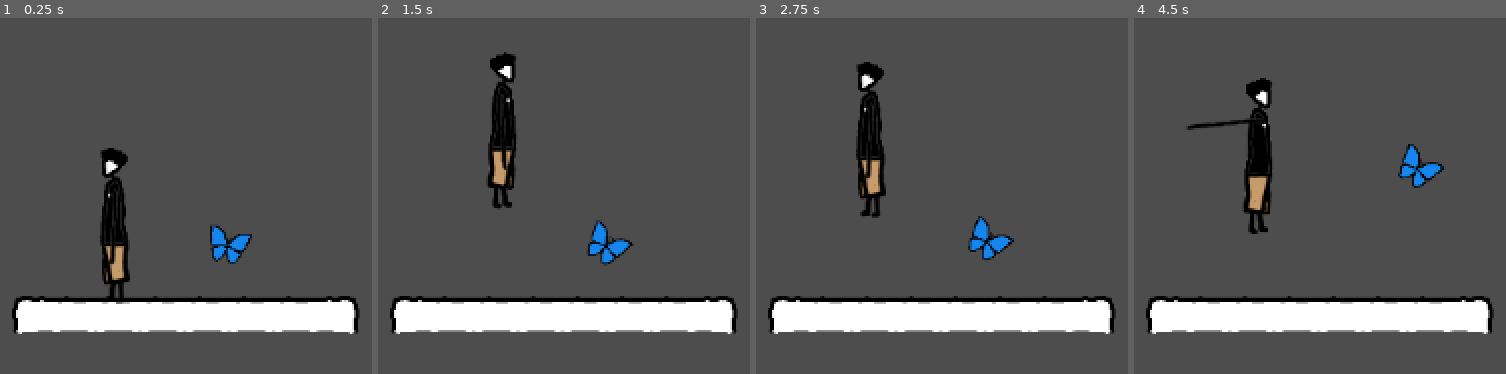
Above: before the commit, frames 1-4 (left to right).
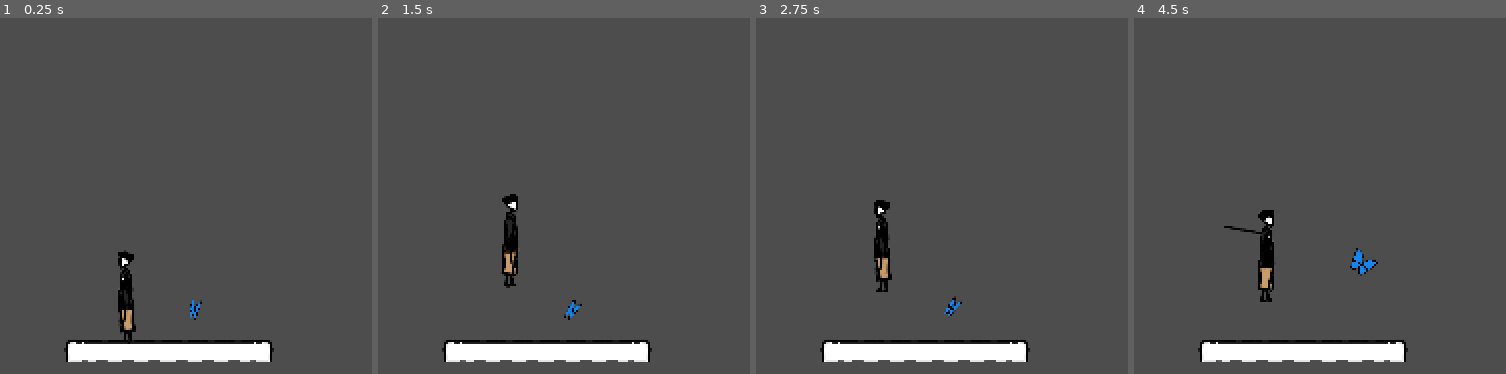
Above: after the commit, the same moments.

Repository: Wish-Granted/Godot-1st-Anniversary-Game
Game: Godot game, scene res://internal/butterflies/Scenes/test.tscn
Two runs of this game, one before a commit and one after it. Both use one fixed random seed, a clock stepped at 60 frames per second and the inputs below.
Inputs (mouse positions are in pixels of both pictures, inside the frame that each line leads up to):
- Up to frame 1 (0.25 s): no input
- Up to frame 2 (1.5 s): tap Enter at 0.5 s; move the mouse to (outside the picture) at 0.52 s; tap A (A) at 0.6 s; tap D (D) at 0.8, 1.35 s; tap Space (Space) at 1.25 s; move the mouse to (outside the picture) at 1.27 s
- Up to frame 3 (2.75 s): tap W (W) at 1.55, 2.1 s; move the mouse to (1083, 32) at 2.02 s; tap A (A) at 2.3 s
- Up to frame 4 (4.5 s): move the mouse to (outside the picture) at 2.77 s; tap A (A) at 2.85 s; tap D (D) at 3.05, 3.6 s; move the mouse to (outside the picture) at 3.52 s; tap W (W) at 3.8 s; move the mouse to (outside the picture) at 4.27 s; click (outside the picture) at 4.35 s

The runs differ from the first frame. In frame 1, 16% of the frame differs, in the area x 3-97%, y 36-97%; in frame 2, 16%; in frame 3, 16%; in frame 4, 17%, in the area x 3-97%, y 16-97%.

Commit message:
Butterfly work + Window config
Changed window settings (maximised), began creation of butterfly spawner, added butterfly animations

Diff:
--- a/internal/butterflies/Scenes/butterfly_spawner.tscn
+++ b/internal/butterflies/Scenes/butterfly_spawner.tscn
@@ -1,3 +1,16 @@
 [gd_scene format=3 uid="uid://famicpuqvygt"]
 
+[ext_resource type="Script" uid="uid://rx0fl7xvk4yo" path="res://internal/butterflies/Scripts/butterfly_spawner.gd" id="1_bxish"]
+
 [node name="Butterfly Spawner" type="Node2D" unique_id=937437305]
+script = ExtResource("1_bxish")
+
+[node name="LineH" type="Line2D" parent="." unique_id=117081679]
+points = PackedVector2Array(0, 0, 0, 500)
+width = 5.0
+default_color = Color(0, 0, 0, 1)
+
+[node name="LineW" type="Line2D" parent="." unique_id=146502048]
+points = PackedVector2Array(0, 0, 500, 0)
+width = 5.0
+default_color = Color(0, 0, 0, 1)
--- a/internal/butterflies/Scenes/test.tscn
+++ b/internal/butterflies/Scenes/test.tscn
@@ -28,7 +28,6 @@
 tile_set = SubResource("TileSet_tmn7y")
 
 [node name="Camera2D" type="Camera2D" parent="." unique_id=1183530398]
-position = Vector2(-48, 336)
 zoom = Vector2(0.25, 0.25)
 
 [node name="Butterfly" parent="." unique_id=2081427361 instance=ExtResource("3_rngct")]
--- a/internal/butterflies/Scripts/butterfly.gd
+++ b/internal/butterflies/Scripts/butterfly.gd
@@ -41,6 +41,7 @@
 			movement_timer.wait_time = randf_range(0.5, 3.0)
 			movement_timer.start()
 			is_rotating = false
+			sprite_butterfly.speed_scale = 1
 
 		var forward_dir = Vector2.UP.rotated(rotation)
 		var target_velocity
@@ -78,6 +79,8 @@
 	# get new rotation between -180 and 180 degrees
 	target_rotation = deg_to_rad(get_valid_rotation(-180, 180))
 	print_if_debug("Start rotate")
+	sprite_butterfly.speed_scale = 0.7
+	sprite_butterfly.play("flapping")
 	is_rotating = true
 
 func _on_timer_movement_timeout() -> void:
@@ -88,7 +91,7 @@
 	print_if_debug("starting idle")
 	is_idle = true
 	previous_action = "idle"
-
+	sprite_butterfly.play("idle")
 	idle_timer.wait_time = randf_range(0.5, 3.0)
 	idle_timer.start()
 	await idle_timer.timeout
--- /dev/null
+++ b/internal/butterflies/Scripts/butterfly_spawner.gd
@@ -0,0 +1,4 @@
+extends Node2D
+
+@export var height := 500
+@export var width := 500
--- a/project.godot
+++ b/project.godot
@@ -14,6 +14,12 @@
 run/main_scene="uid://ibglkisvklgk"
 config/features=PackedStringArray("4.6", "Forward Plus")
 config/icon="res://icon.svg"
+
+[display]
+
+window/size/viewport_width=1920
+window/size/viewport_height=1080
+window/size/mode=2
 
 [input]
 
Not shown, added: internal/butterflies/Scripts/butterfly_spawner.gd.uid
